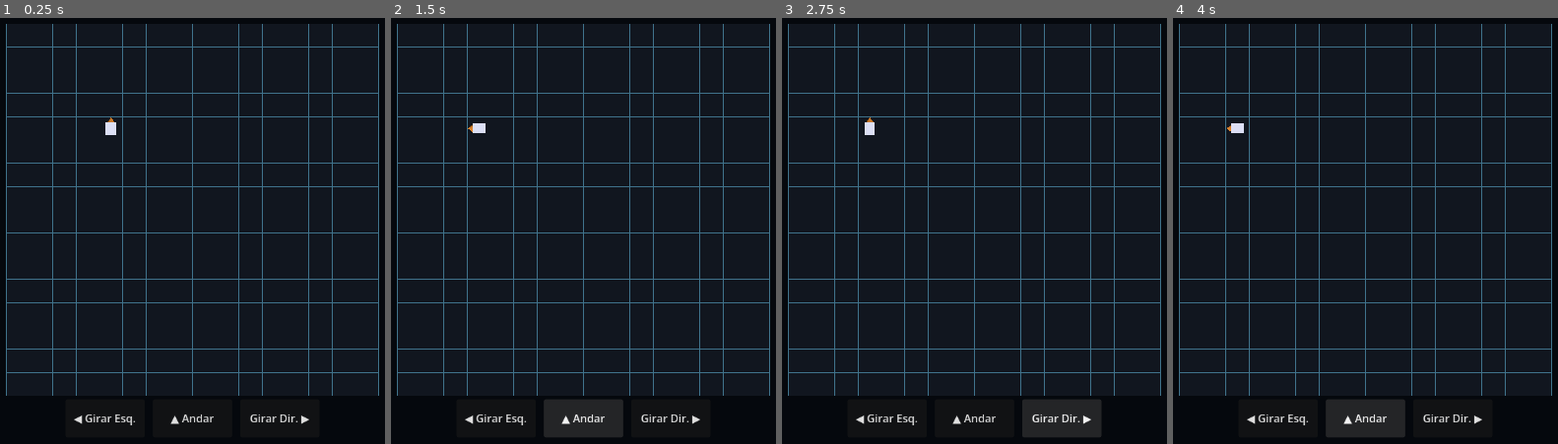
Above: before the commit, frames 1-4 (left to right).
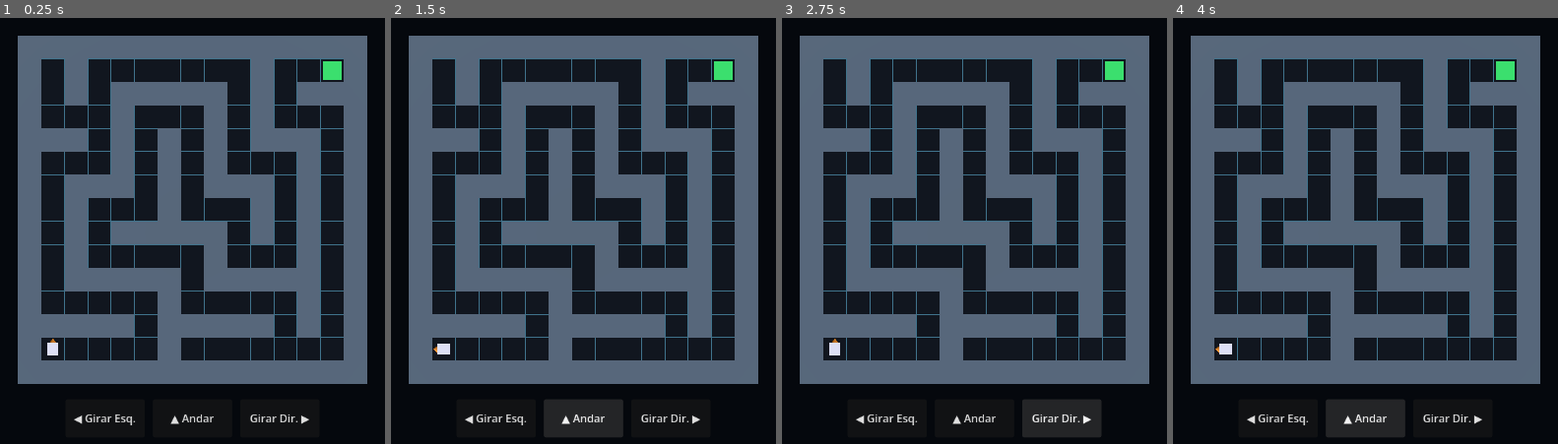
Above: after the commit, the same moments.

Repository: Brendler17/JD
Game: Godot game, scene res://scenes/main/main.tscn
Two runs of this game, one before a commit and one after it. Both use one fixed random seed, a clock stepped at 60 frames per second and the inputs below.
Inputs:
- Up to frame 1 (0.25 s): no input
- Up to frame 2 (1.5 s): click "◀ Girar Esq." at 0.5 s; click "▲ Andar" at 1.25 s
- Up to frame 3 (2.75 s): click "Girar Dir. ▶" at 2 s
- Up to frame 4 (4 s): click "◀ Girar Esq." at 2.75 s; click "▲ Andar" at 3.5 s

The runs differ from the first frame. In frame 1, 45% of the frame differs, in the area x 1-99%, y 1-89%; in frame 2, 45%; in frame 3, 45%; in frame 4, 45%.

Commit message:
feat: implementa MazeGrid, construção 3D do labirinto e colisão da Capsule

Diff:
--- /dev/null
+++ b/resources/maze_configs/campaign_01.tres
@@ -0,0 +1,7 @@
+[gd_resource type="Resource" script_class="MazeGrid" load_steps=2 format=3]
+
+[ext_resource type="Script" path="res://scripts/systems/maze_grid.gd" id="1_maze"]
+
+[resource]
+script = ExtResource("1_maze")
+rows = PackedStringArray("###############", "#.#.......#..E#", "#.#.#####.#.###", "#...#...#.#...#", "###.#.#.#.###.#", "#...#.#.#...#.#", "#.###.#.###.#.#", "#.#...#...#.#.#", "#.#.#####.#.#.#", "#.#.....#...#.#", "#.#####.#####.#", "#.....#.....#.#", "#####.#####.#.#", "#S....#.......#", "###############")
--- a/scenes/main/main.tscn
+++ b/scenes/main/main.tscn
@@ -1,8 +1,10 @@
-[gd_scene load_steps=8 format=3 uid="uid://bqqfv4d7oitwm"]
+[gd_scene load_steps=10 format=3 uid="uid://bqqfv4d7oitwm"]
 
 [ext_resource type="PackedScene" path="res://scenes/entities/capsule.tscn" id="1_capsule"]
 [ext_resource type="PackedScene" path="res://scenes/ui/movement_panel.tscn" id="2_panel"]
 [ext_resource type="Shader" path="res://assets/shaders/debug_grid.gdshader" id="3_grid"]
+[ext_resource type="Resource" path="res://resources/maze_configs/campaign_01.tres" id="4_maze"]
+[ext_resource type="Script" path="res://scripts/systems/maze_builder.gd" id="5_builder"]
 
 [sub_resource type="Environment" id="Env_debug"]
 background_mode = 1
@@ -17,7 +19,7 @@
 
 [sub_resource type="PlaneMesh" id="Mesh_floor"]
 material = SubResource("Mat_grid")
-size = Vector2(64, 64)
+size = Vector2(60, 60)
 
 [node name="Main" type="Node3D" unique_id=1514978619]
 
@@ -28,18 +30,22 @@
 rotation_degrees = Vector3(-60, 30, 0)
 
 [node name="DebugFloor" type="MeshInstance3D" parent="."]
-position = Vector3(30, 0, 30)
+position = Vector3(28, 0, 28)
 mesh = SubResource("Mesh_floor")
 
 [node name="DebugCamera" type="Camera3D" parent="."]
-position = Vector3(30, 50, 34)
+position = Vector3(28, 50, 32)
 rotation_degrees = Vector3(-90, 0, 0)
 projection = 1
 size = 76.0
 current = true
 
+[node name="MazeBuilder" type="Node3D" parent="."]
+script = ExtResource("5_builder")
+maze = ExtResource("4_maze")
+
 [node name="Capsule" parent="." instance=ExtResource("1_capsule")]
-grid_position = Vector2i(4, 4)
+maze = ExtResource("4_maze")
 
 [node name="UI" type="CanvasLayer" parent="."]
 
--- a/scripts/autoload/event_bus.gd
+++ b/scripts/autoload/event_bus.gd
@@ -11,6 +11,8 @@
 # --- Fatos emitidos pela Capsule após executar uma ação ---
 signal capsule_moved(new_position: Vector2i, direction: Vector2i)
 signal capsule_rotated(new_direction: Vector2i)
+## Tentou andar para uma célula bloqueada (parede ou fora do labirinto); a cápsula não se moveu.
+signal capsule_collided(blocked_cell: Vector2i, direction: Vector2i)
 
 # --- Fatos emitidos por sistemas de estado/recursos ---
 signal oxygen_changed(new_value: float)
--- a/scripts/entities/capsule.gd
+++ b/scripts/entities/capsule.gd
@@ -24,6 +24,11 @@
 	Facing.LEFT: 90.0,
 }
 
+## Labirinto em que a cápsula está. Se definido, a posição inicial vem de
+## maze.start_cell e cada "Andar" consulta a matriz antes de mover.
+## Sem labirinto, a cápsula anda livremente (útil para testes isolados).
+@export var maze: MazeGrid
+
 ## Célula onde a cápsula está - não é a posição no mundo;
 ## a conversão para metros acontece em Grid.grid_to_world().
 @export var grid_position: Vector2i = Vector2i.ZERO
@@ -33,6 +38,8 @@
 
 
 func _ready() -> void:
+	if maze:
+		grid_position = maze.start_cell
 	position = Grid.grid_to_world(grid_position)
 	rotation_degrees.y = FACING_ROTATION_DEGREES[facing]
 
@@ -40,11 +47,16 @@
 	EventBus.request_rotate_left.connect(_on_request_rotate_left)
 	EventBus.request_rotate_right.connect(_on_request_rotate_right)
 
-## Pega o deslocamento correspondente à direção atual (dicionário GRID_OFFSET), soma à grid_position
-## e atualiza a posição 3D, e emite capsule_moved avisando "eu me movi, fui pra cá, nessa direção".
+## Pega o deslocamento correspondente à direção atual (dicionário GRID_OFFSET) e calcula a célula alvo.
+## Se a matriz disser que ela é bloqueada, a cápsula fica parada e emite capsule_collided;
+## senão, atualiza grid_position e a posição 3D, e emite capsule_moved ("fui pra cá, nessa direção").
 func _on_request_move_forward() -> void:
 	var direction: Vector2i = GRID_OFFSET[facing]
-	grid_position += direction
+	var target := grid_position + direction
+	if maze and not maze.is_walkable(target):
+		EventBus.capsule_collided.emit(target, direction)
+		return
+	grid_position = target
 	position = Grid.grid_to_world(grid_position)
 	EventBus.capsule_moved.emit(grid_position, direction)
 
--- a/scripts/systems/grid.gd
+++ b/scripts/systems/grid.gd
@@ -1,3 +1,4 @@
+@tool
 class_name Grid
 ## Conversões entre o espaço lógico da grade (matriz do labirinto, Vector2i)
 ## e o espaço 3D do mundo (Vector3, em metros).
--- /dev/null
+++ b/scripts/systems/maze_builder.gd
@@ -0,0 +1,80 @@
+@tool
+extends Node3D
+## Constrói a representação 3D de uma MazeGrid: uma parede (bloco) por célula
+## '#' e um marcador na saída. Não contém regras de jogo — só visual, o que
+## também serve de debug para conferir se a matriz está correta.
+## Roda no editor (@tool): o labirinto aparece na viewport e é reconstruído
+## sempre que o Resource for alterado no Inspector.
+## Os nós gerados não têm owner, então nunca são salvos na cena.
+
+const WALL_HEIGHT := 3.0
+const EXIT_MARKER_HEIGHT := 0.2
+
+@export var maze: MazeGrid:
+	set(value):
+		if maze and maze.changed.is_connected(_rebuild):
+			maze.changed.disconnect(_rebuild)
+		maze = value
+		if maze:
+			maze.changed.connect(_rebuild)
+		_rebuild()
+
+@export var wall_color: Color = Color(0.32, 0.38, 0.45)
+@export var exit_color: Color = Color(0.2, 0.85, 0.4)
+
+
+func _ready() -> void:
+	_rebuild()
+
+
+func _rebuild() -> void:
+	if not is_inside_tree():
+		return
+	for child in get_children():
+		remove_child(child)
+		child.queue_free()
+	if maze == null or maze.width == 0:
+		return
+
+	_build_walls()
+	_build_exit_marker()
+
+
+## Todas as paredes num único MultiMeshInstance3D (1 draw call, independente do tamanho do labirinto).
+func _build_walls() -> void:
+	var wall_cells := maze.get_cells_of_type(MazeGrid.CellType.WALL)
+
+	var mesh := BoxMesh.new()
+	mesh.size = Vector3(Grid.CELL_SIZE, WALL_HEIGHT, Grid.CELL_SIZE)
+	mesh.material = _make_material(wall_color)
+
+	var multimesh := MultiMesh.new()
+	multimesh.transform_format = MultiMesh.TRANSFORM_3D
+	multimesh.mesh = mesh
+	multimesh.instance_count = wall_cells.size()
+	for i in wall_cells.size():
+		var pos := Grid.grid_to_world(wall_cells[i]) + Vector3.UP * WALL_HEIGHT * 0.5
+		multimesh.set_instance_transform(i, Transform3D(Basis.IDENTITY, pos))
+
+	var walls := MultiMeshInstance3D.new()
+	walls.name = "Walls"
+	walls.multimesh = multimesh
+	add_child(walls)
+
+
+func _build_exit_marker() -> void:
+	var mesh := BoxMesh.new()
+	mesh.size = Vector3(Grid.CELL_SIZE * 0.8, EXIT_MARKER_HEIGHT, Grid.CELL_SIZE * 0.8)
+	mesh.material = _make_material(exit_color)
+
+	var marker := MeshInstance3D.new()
+	marker.name = "ExitMarker"
+	marker.mesh = mesh
+	marker.position = Grid.grid_to_world(maze.exit_cell) + Vector3.UP * EXIT_MARKER_HEIGHT * 0.5
+	add_child(marker)
+
+
+func _make_material(color: Color) -> StandardMaterial3D:
+	var material := StandardMaterial3D.new()
+	material.albedo_color = color
+	return material
--- /dev/null
+++ b/scripts/systems/maze_grid.gd
@@ -0,0 +1,90 @@
+@tool
+class_name MazeGrid
+extends Resource
+## Dados do labirinto: uma matriz de células, independente de nós de cena.
+## É a fonte de verdade para regras de jogo (pode andar? chegou na saída?);
+## a representação 3D é construída a partir dela pelo MazeBuilder.
+##
+## O mapa é escrito como texto, uma string por linha (índice = y), um
+## caractere por coluna (índice = x):
+##   '#' parede   '.' livre   'S' início (exatamente 1)   'E' saída (exatamente 1)
+## Tudo fora dos limites da matriz é tratado como parede.
+
+enum CellType { FLOOR, WALL, START, EXIT }
+
+const CHAR_TO_CELL := {
+	".": CellType.FLOOR,
+	"#": CellType.WALL,
+	"S": CellType.START,
+	"E": CellType.EXIT,
+}
+
+@export var rows: PackedStringArray:
+	set(value):
+		rows = value
+		_parse()
+		emit_changed()
+
+var width: int = 0
+var height: int = 0
+var start_cell: Vector2i = Vector2i.ZERO
+var exit_cell: Vector2i = Vector2i.ZERO
+
+var _cells: Array[CellType] = []
+
+
+func get_cell(cell: Vector2i) -> CellType:
+	if not is_inside(cell):
+		return CellType.WALL
+	return _cells[cell.y * width + cell.x]
+
+
+func is_inside(cell: Vector2i) -> bool:
+	return cell.x >= 0 and cell.y >= 0 and cell.x < width and cell.y < height
+
+
+func is_walkable(cell: Vector2i) -> bool:
+	return get_cell(cell) != CellType.WALL
+
+
+func is_exit(cell: Vector2i) -> bool:
+	return cell == exit_cell
+
+
+## Lista de todas as células de um tipo (usado pelo MazeBuilder para instanciar paredes).
+func get_cells_of_type(type: CellType) -> Array[Vector2i]:
+	var result: Array[Vector2i] = []
+	for y in height:
+		for x in width:
+			if _cells[y * width + x] == type:
+				result.append(Vector2i(x, y))
+	return result
+
+
+func _parse() -> void:
+	height = rows.size()
+	width = rows[0].length() if height > 0 else 0
+	_cells.clear()
+	_cells.resize(width * height)
+
+	var start_count := 0
+	var exit_count := 0
+	for y in height:
+		var row := rows[y]
+		if row.length() != width:
+			push_error("MazeGrid: linha %d tem %d colunas, esperado %d." % [y, row.length(), width])
+		for x in width:
+			var ch := row[x] if x < row.length() else "#"
+			var type: CellType = CHAR_TO_CELL.get(ch, CellType.WALL)
+			if not CHAR_TO_CELL.has(ch):
+				push_warning("MazeGrid: caractere '%s' desconhecido em (%d, %d), tratado como parede." % [ch, x, y])
+			if type == CellType.START:
+				start_cell = Vector2i(x, y)
+				start_count += 1
+			elif type == CellType.EXIT:
+				exit_cell = Vector2i(x, y)
+				exit_count += 1
+			_cells[y * width + x] = type
+
+	if height > 0 and (start_count != 1 or exit_count != 1):
+		push_error("MazeGrid: o mapa precisa de exatamente 1 'S' e 1 'E' (encontrados %d e %d)." % [start_count, exit_count])
Not shown, added: scripts/systems/maze_builder.gd.uid
Not shown, added: scripts/systems/maze_grid.gd.uid
Not shown, changed: docs/GDD.md
Not shown, changed: docs/TDD.md
Not shown, removed: resources/maze_configs/.gitkeep
